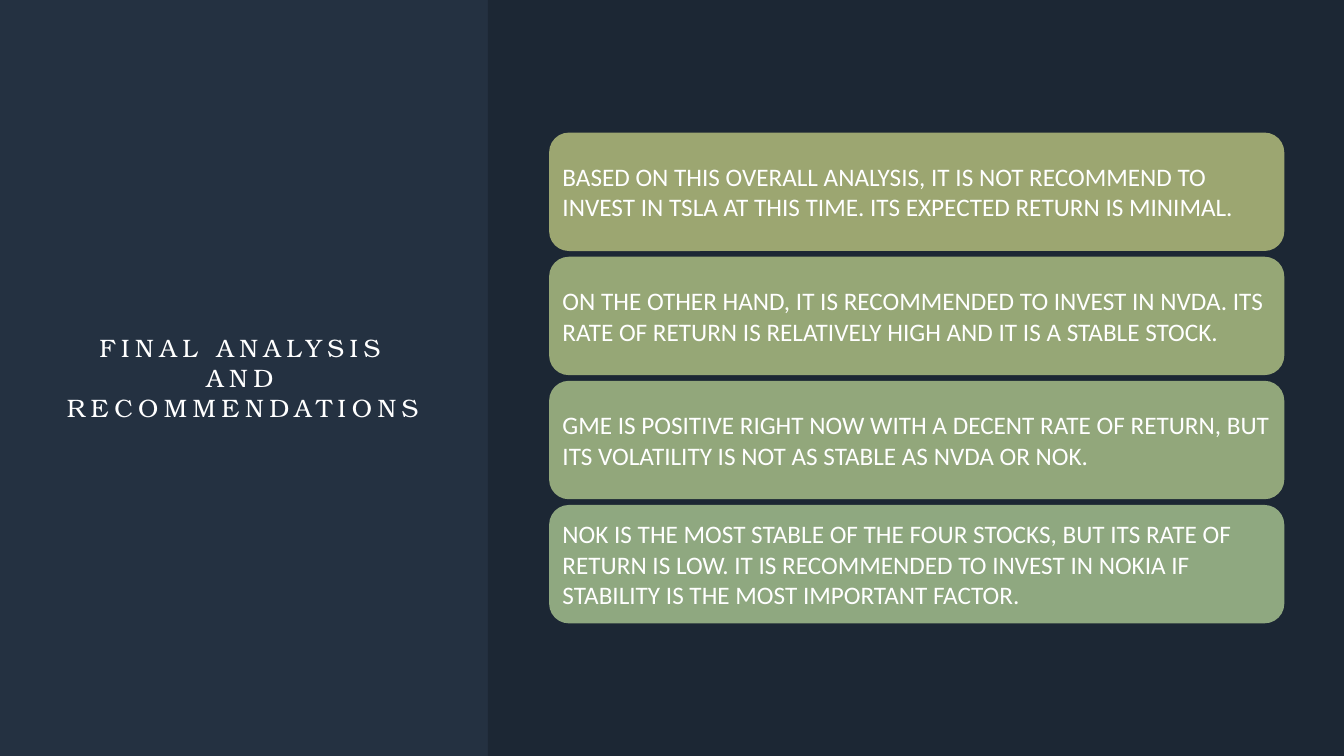
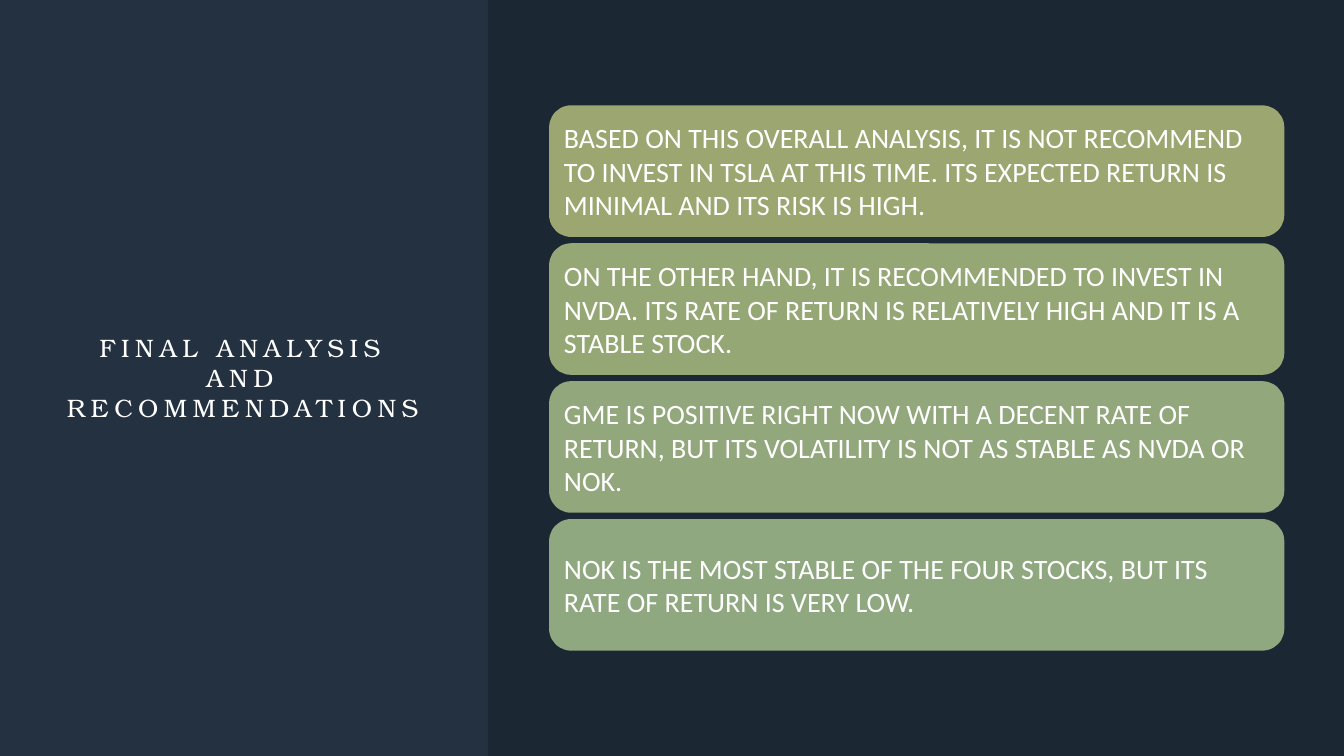
Before and after one commit to annikaboudwin/tech-stock-analysis, a slide deck: slide 15 of Brief tech stock analysis.pptx (slide 14 before the commit). Drawn at 1344x756 pixels with LibreOffice and Linux fonts; fonts in the diff are those of the drawing. Boxes give left, top, right and bottom in pixels: in the first picture for what was removed or moved away, otherwise in the second. Text is boxed around its words. In the diff, an @@ line names an element or a change of style, - is before the commit and + after.

```diff
--- a/Brief tech stock analysis.pptx
+++ b/Brief tech stock analysis.pptx
@@ rounded rectangle: place and size @@
-rounded rectangle at (549,133,1285,251)
+rounded rectangle at (549,106,1285,238)
@@ text at (564,130,1243,215): text changed; size 18 to 20 pt @@
-BASED ON THIS OVERALL ANALYSIS, IT IS NOT RECOMMEND TO INVEST IN TSLA AT THIS TIME. ITS EXPECTED RETURN IS MINIMAL.
+BASED ON THIS OVERALL ANALYSIS, IT IS NOT RECOMMEND TO INVEST IN TSLA AT THIS TIME. ITS EXPECTED RETURN IS MINIMAL AND ITS RISK IS HIGH.
@@ rounded rectangle: place and size @@
-rounded rectangle at (549,257,1285,375)
+rounded rectangle at (549,243,1285,375)
@@ text "ON THE OTHER HAND, IT ...": place and size @@
-text "ON THE OTHER HAND, IT ..." at (562,293,1263,341)
+text "ON THE OTHER HAND, IT ..." at (564,268,1239,353)
@@ text "ON THE OTHER HAND, IT ..." at (564,268,1239,353): size 18 to 20 pt @@
@@ rounded rectangle: place and size @@
-rounded rectangle at (549,381,1285,499)
+rounded rectangle at (549,381,1285,513)
@@ text "GME IS POSITIVE RIGHT NOW ..." at (564,406,1245,491): size 18 to 20 pt @@
@@ rounded rectangle: place and size @@
-rounded rectangle at (549,505,1285,623)
+rounded rectangle at (549,519,1285,651)
@@ text at (564,561,1207,612): text changed; size 18 to 20 pt @@
-NOK IS THE MOST STABLE OF THE FOUR STOCKS, BUT ITS RATE OF RETURN IS LOW. IT IS RECOMMENDED TO INVEST IN NOKIA IF STABILITY IS THE MOST IMPORTANT FACTOR.
+NOK IS THE MOST STABLE OF THE FOUR STOCKS, BUT ITS RATE OF RETURN IS VERY LOW.
```
Also in this commit, not shown: 6 other slides changed, 1 slide added.
